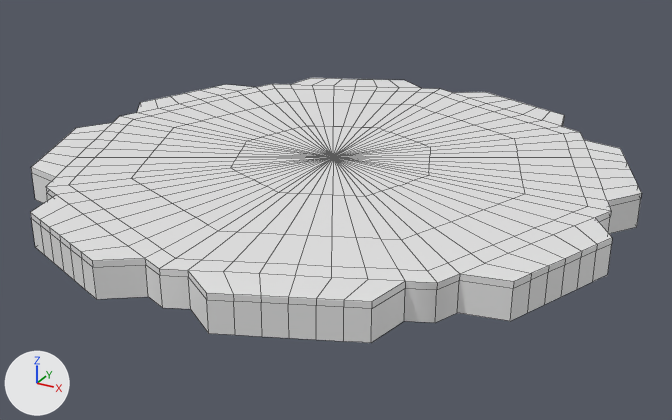
The FBX model Assets/Graphic_Resources/Environment/Objects/tile_stage3/Mesh_tile_stage3.FBX, before and after one commit.
The view is the same before and after, from a 50 mm camera at (3.4, -6.14, 2.89) aimed at (0.08, -0.09, -0.14). The lights are fixed; the arrows at lower left show +X, +Y and +Z. Mesh edges are drawn as thin lines. Where no turn or scale is listed for an object, it has been applied to the vertices.

Script lines for the objects in view, before the commit:
```python
me_mesh = bpy.data.meshes.new('Mesh')
me_mesh.from_pydata(...)  # 473 vertices, 464 faces; spans x -2.33..2.33, y -2.33..2.33, z 0.0..0.27
ob_object004 = bpy.data.objects.new('Object004', me_mesh)
ob_object004.location = (0.0, 0.0, 0.0)
```
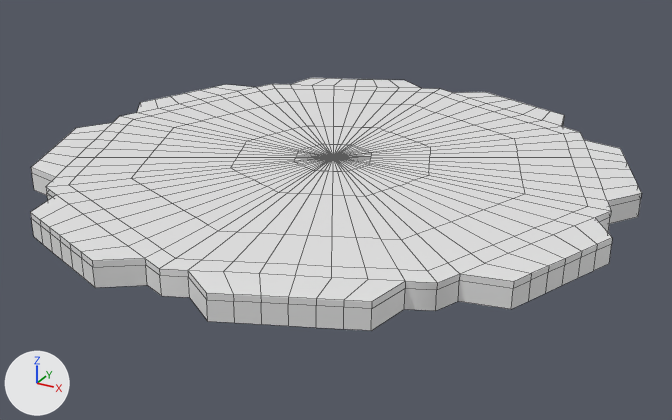
The newer file is also turned or shifted as a whole; pictures and numbers use the older file's frame.

Boxes (x1, y1, x2, y2) around the edits, measured in the pictures (672 x 420 px; the box of a moved part takes in the faces that stretch with it):
'Object004', reshaped: before (30, 78, 642, 343); after (30, 78, 642, 331)
part 1 of me_mesh, moved or reshaped: before (31, 122, 641, 343); after (31, 122, 641, 331)
part 2 of me_mesh, built on: (231, 126, 430, 196) in both

Edits to the bpy script that builds the scene:
```text
Change me_mesh:
    used by ob_object004; location = (0.0, 0.0, 0.0)
    remove me_mesh.from_pydata(...)  # 473 vertices, 464 faces; spans x -2.33..2.33, y -2.33..2.33, z 0.0..0.27
    add me_mesh.from_pydata(...)  # 537 vertices, 528 faces; spans x -2.33..2.33, y -2.33..2.33, z 0.08..0.27
    me_mesh part 1
    80 vertices in x -2.33..2.33, y -2.33..2.33, z 0.0 move by (0.0, 0.0, 0.08)
    me_mesh part 2
    64 faces are deleted
    64 vertices are added at x -0.32..0.33, y -0.33..0.32, z 0.27
    128 new faces join them
```
